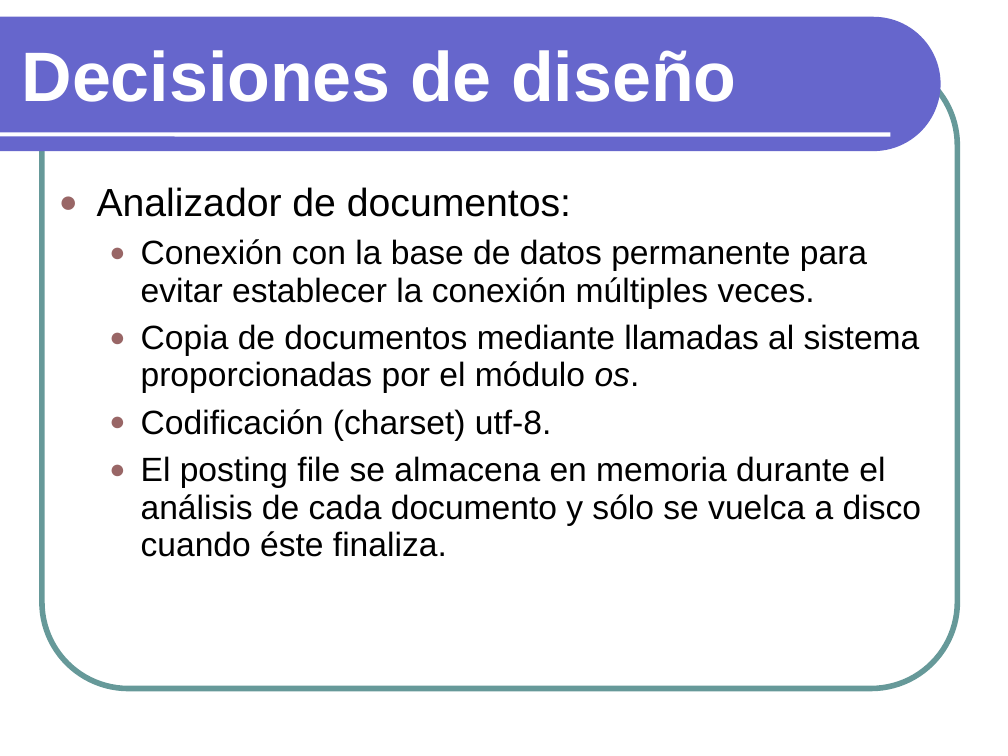
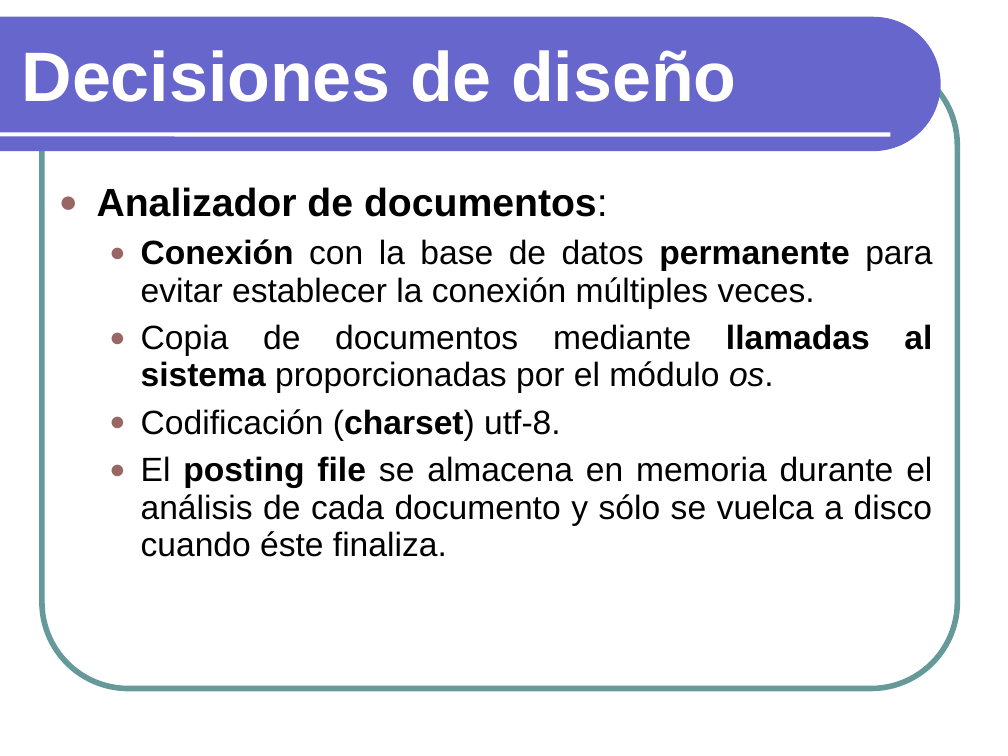
Before and after one commit to txedo/isi-practicas-5, a slide deck: slide 7 of ari/doc/Presentacion.ppt. Drawn at 1008x756 pixels with LibreOffice and Linux fonts; fonts in the diff are those of the drawing. Boxes give left, top, right and bottom in pixels: in the first picture for what was removed or moved away, otherwise in the second. Text is boxed around its words. In the diff, an @@ line names an element or a change of style, - is before the commit and + after.

```diff
--- a/ari/doc/Presentacion.ppt
+++ b/ari/doc/Presentacion.ppt
@@ text "Analizador de documentos:" at (97,187,932,557): bold on in "Analizador de documentos:", "Conexión permanente", "llamadas al sistema", "(charset)" and 1 more places; alignment left to justified @@
```
Also in this commit, not shown: 10 other slides changed, 2 slides added, 2 slides removed.
